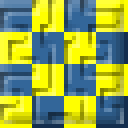
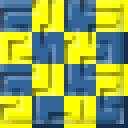
Layered file, before and after one edit (128x128). Changes by layer:
pixels changed over left=0, top=0, right=124, bottom=124 (layer not identified)
